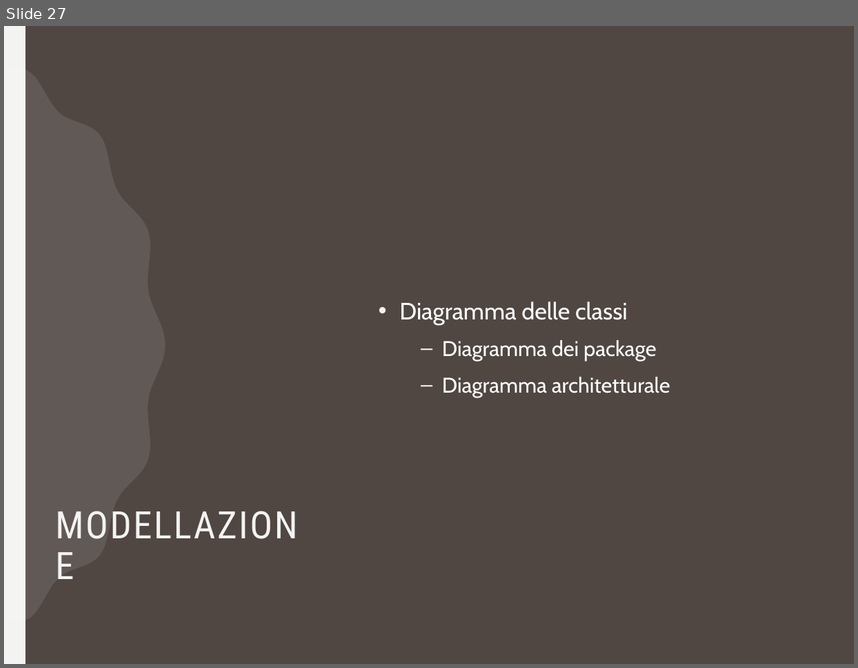
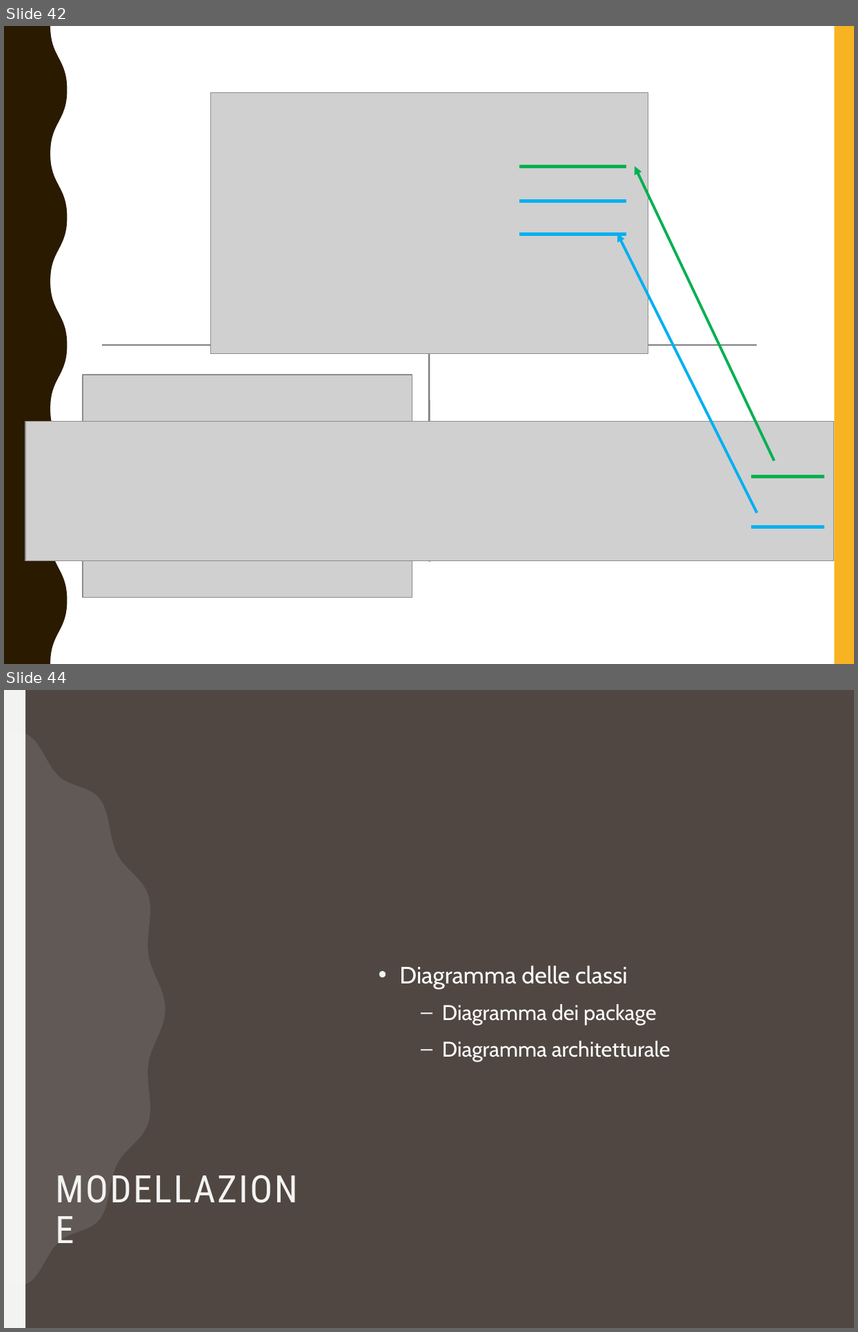
Before and after one commit to RiccardoSC2050/Progetto-ingegneria-del-software_1092954_1092457, a slide deck: presentazione/pw/Presentazione_Progetto_Ingegneria_Software(1).pptx. Shown one above the other, each under a label of ours: slide 27 before the commit, slides 42 and 44 after it; the slides between them are not shown. The pictures are 858x668 and 858x1332 pixels, drawn with LibreOffice and Linux fonts; fonts in the diff are those of the drawing; grey boxes stand for pictures. Boxes give left, top, right and bottom in pixels: in the first picture for what was removed or moved away, otherwise in the second. Text is boxed around its words. In the diff, an @@ line names an element or a change of style, - is before the commit and + after.

```diff
--- a/presentazione/pw/Presentazione_Progetto_Ingegneria_Software(1).pptx
+++ b/presentazione/pw/Presentazione_Progetto_Ingegneria_Software(1).pptx
@@ slide 42 added at (4,26,854,664), background #FFFFFF; not listed: 1 template element that a slide beside it also shows @@
@@ freeform shape added at (4,26,67,664), fill #2A1A00 @@
@@ picture added at (210,93,648,354) @@
@@ line added from (429, 129) to (430, 561), #7F7F7F 1.5 pt @@
@@ line added from (519, 166) to (626, 166), #00B050 3 pt @@
@@ arrow added from (774, 461) to (635, 166), #00B050 2.25 pt @@
@@ line added from (519, 201) to (626, 201), #00B0F0 3 pt @@
@@ line added from (519, 234) to (626, 234), #00B0F0 3 pt @@
@@ arrow added from (757, 512) to (618, 234), #00B0F0 2.25 pt @@
@@ line added from (102, 345) to (394, 345), #7F7F7F 1.5 pt @@
@@ line added from (465, 345) to (757, 345), #7F7F7F 1.5 pt @@
@@ picture added at (83,374,413,597) @@
@@ picture added at (25,421,833,561) @@
@@ line added from (751, 477) to (824, 477), #00B050 3 pt @@
@@ line added from (751, 527) to (824, 527), #00B0F0 3 pt @@
@@ what was slide 27 is now slide 44 @@
```
Also in this commit, not shown: 4 slides changed, 22 other slides added, 2 slides removed, 5 other files.
